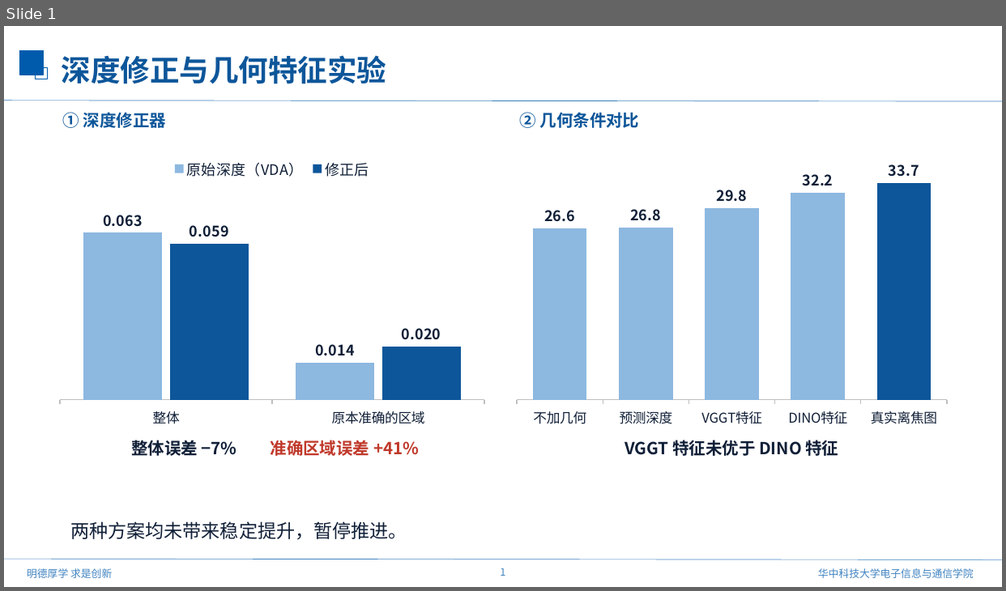
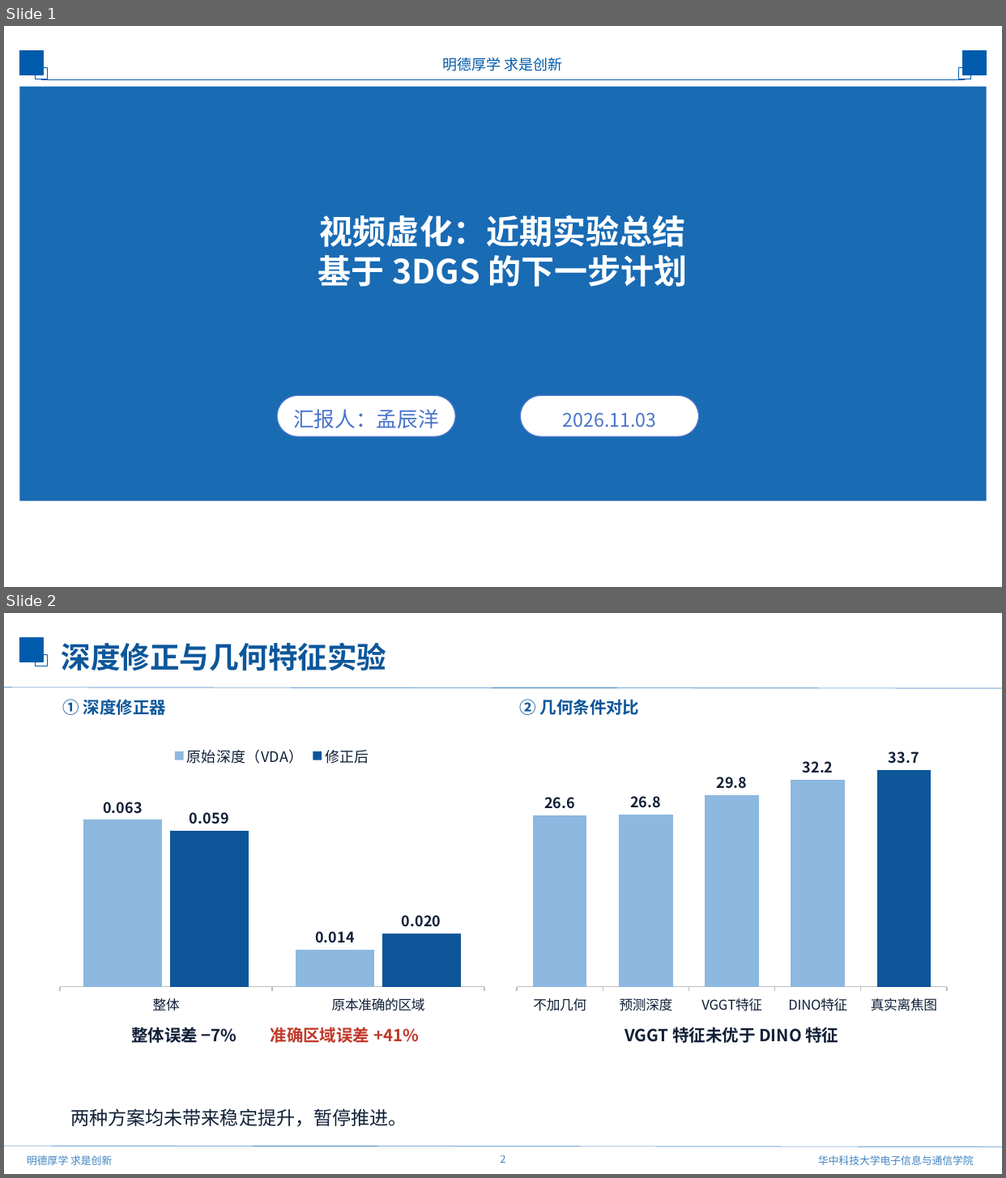
Before and after one commit to mengmcy1/OPPO-depth-guided-video-bokeh, a slide deck: 汇报/2026-11-03_进展与3DGS路线/进展与3DGS路线_1103.pptx. Shown one above the other, each under a label of ours: slide 1 before the commit, slides 1 and 2 after it. The pictures are 1006x591 and 1006x1178 pixels, drawn with LibreOffice and Linux fonts; fonts in the diff are those of the drawing; background and template pictures are left out. Boxes give left, top, right and bottom in pixels: in the first picture for what was removed or moved away, otherwise in the second. Text is boxed around its words. In the diff, an @@ line names an element or a change of style, - is before the commit and + after.

```diff
--- a/汇报/2026-11-03_进展与3DGS路线/进展与3DGS路线_1103.pptx
+++ b/汇报/2026-11-03_进展与3DGS路线/进展与3DGS路线_1103.pptx
@@ slide 1 added at [4,26,1002,587], background #FFFFFF; not listed: 2 template elements that a slide beside it also shows @@
@@ text added at [443,58,563,71], 14 pt, text #005BAC @@
+明德厚学 求是创新
@@ rectangle added at [959,68,971,80], fill #FFFFFF, outline #005BAC 1 pt @@
@@ rectangle added at [963,50,987,74], fill #005BAC, outline #005BAC 1 pt @@
@@ rectangle added at [19,87,987,501], fill #005BAC at 90% opacity @@
@@ line added from (41, 79) to (965, 79), #005BAD 0.5 pt @@
@@ text added at [318,215,687,287], 32 pt, text #FFFFFF, bold @@
+视频虚化：近期实验总结
+基于 3DGS 的下一步计划
@@ rounded rectangle added at [277,396,455,437], fill #FFFFFF, outline #4874CB 0.98 pt @@
@@ text added at [293,409,439,429], 20 pt, text #4874CB @@
+汇报人：孟辰洋
@@ rounded rectangle added at [521,396,699,437], fill #FFFFFF, outline #4874CB 0.98 pt @@
@@ text added at [563,413,656,428], 18 pt, text #4874CB @@
+2026.11.03
@@ what was slide 1 is now slide 2 @@
@@ page number at [500,1156,505,1163]: text changed @@
-1
+2
```
Also in this commit, not shown: 2 other files.
